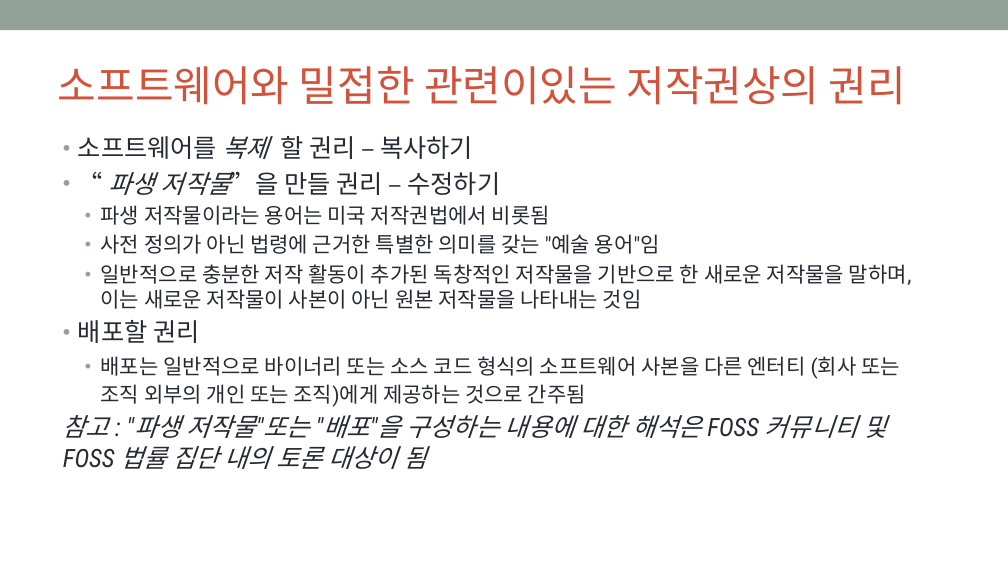
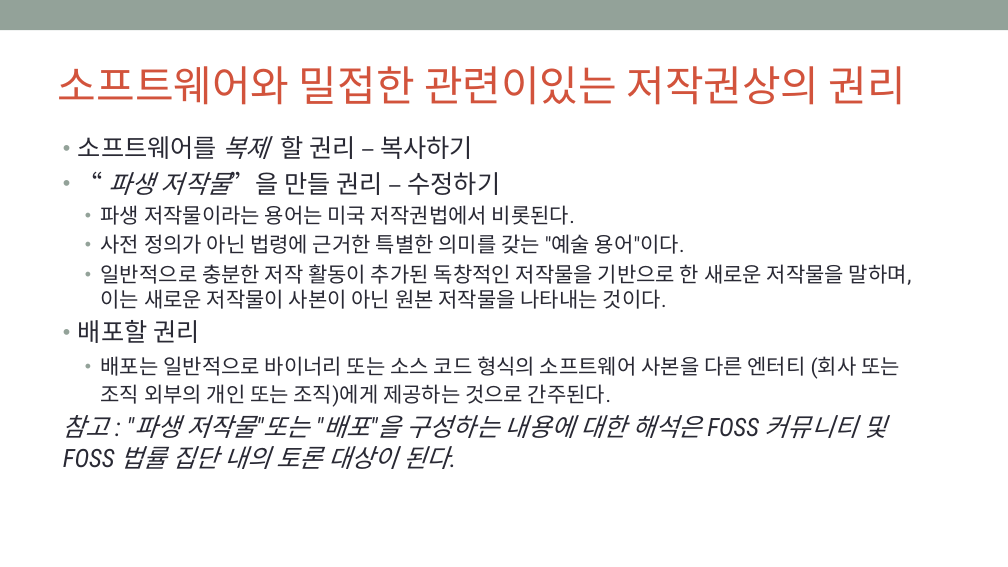
Before and after one commit to OpenChain-KWG/Curriculum-Translation-KR, a slide deck: slide 8 of target/slides/openchain-curriculum-for-1-1.pptx. Drawn at 1008x567 pixels with LibreOffice and Linux fonts; fonts in the diff are those of the drawing; background and template pictures are left out. Boxes give left, top, right and bottom in pixels: in the first picture for what was removed or moved away, otherwise in the second. Text is boxed around its words. In the diff, an @@ line names an element or a change of style, - is before the commit and + after.

```diff
--- a/target/slides/openchain-curriculum-for-1-1.pptx
+++ b/target/slides/openchain-curriculum-for-1-1.pptx
@@ text at bbox=[101, 205, 912, 309]: text changed @@
-  • 파생 저작물이라는 용어는 미국 저작권법에서 비롯됨
-  • 사전 정의가 아닌 법령에 근거한 특별한 의미를 갖는 "예술 용어"임
-  • 일반적으로 충분한 저작 활동이 추가된 독창적인 저작물을 기반으로 한 새로운 저작물을 말하며, 이는 새로운 저작물이 사본이 아닌 원본 저작물을 나타내는 것임
+  • 파생 저작물이라는 용어는 미국 저작권법에서 비롯된다.
+  • 사전 정의가 아닌 법령에 근거한 특별한 의미를 갖는 "예술 용어"이다.
+  • 일반적으로 충분한 저작 활동이 추가된 독창적인 저작물을 기반으로 한 새로운 저작물을 말하며, 이는 새로운 저작물이 사본이 아닌 원본 저작물을 나타내는 것이다.
@@ text at bbox=[63, 356, 900, 469]: text changed @@
-  • 배포는 일반적으로 바이너리 또는 소스 코드 형식의 소프트웨어 사본을 다른 엔터티 (회사 또는 조직 외부의 개인 또는 조직)에게 제공하는 것으로 간주됨
-참고 : "파생 저작물"또는 "배포"을 구성하는 내용에 대한 해석은 FOSS 커뮤니티 및 FOSS 법률 집단 내의 토론 대상이 됨
+  • 배포는 일반적으로 바이너리 또는 소스 코드 형식의 소프트웨어 사본을 다른 엔터티 (회사 또는 조직 외부의 개인 또는 조직)에게 제공하는 것으로 간주된다.
+참고 : "파생 저작물"또는 "배포"을 구성하는 내용에 대한 해석은 FOSS 커뮤니티 및 FOSS 법률 집단 내의 토론 대상이 된다.
```
Also in this commit, not shown: 35 other slides changed, 7 other files.
